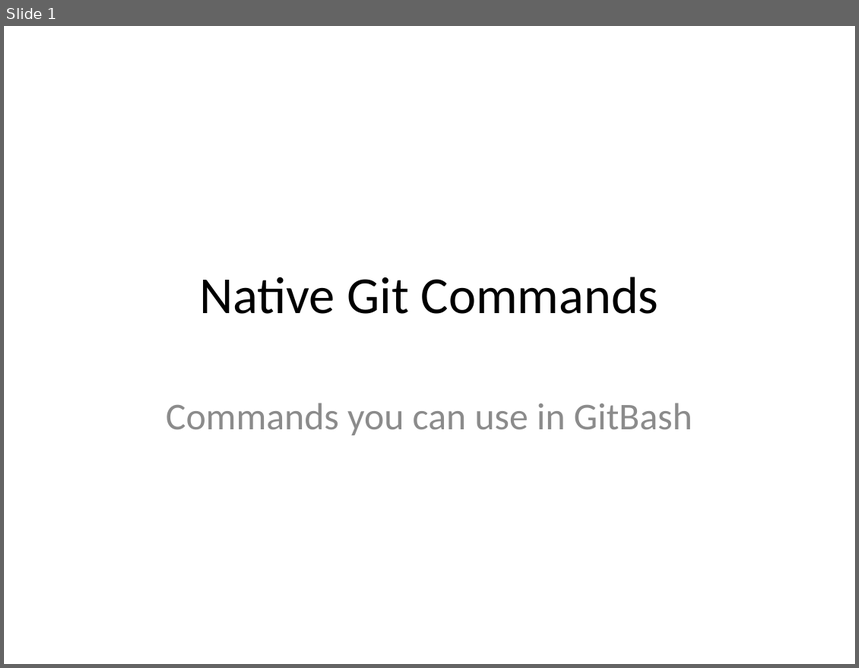
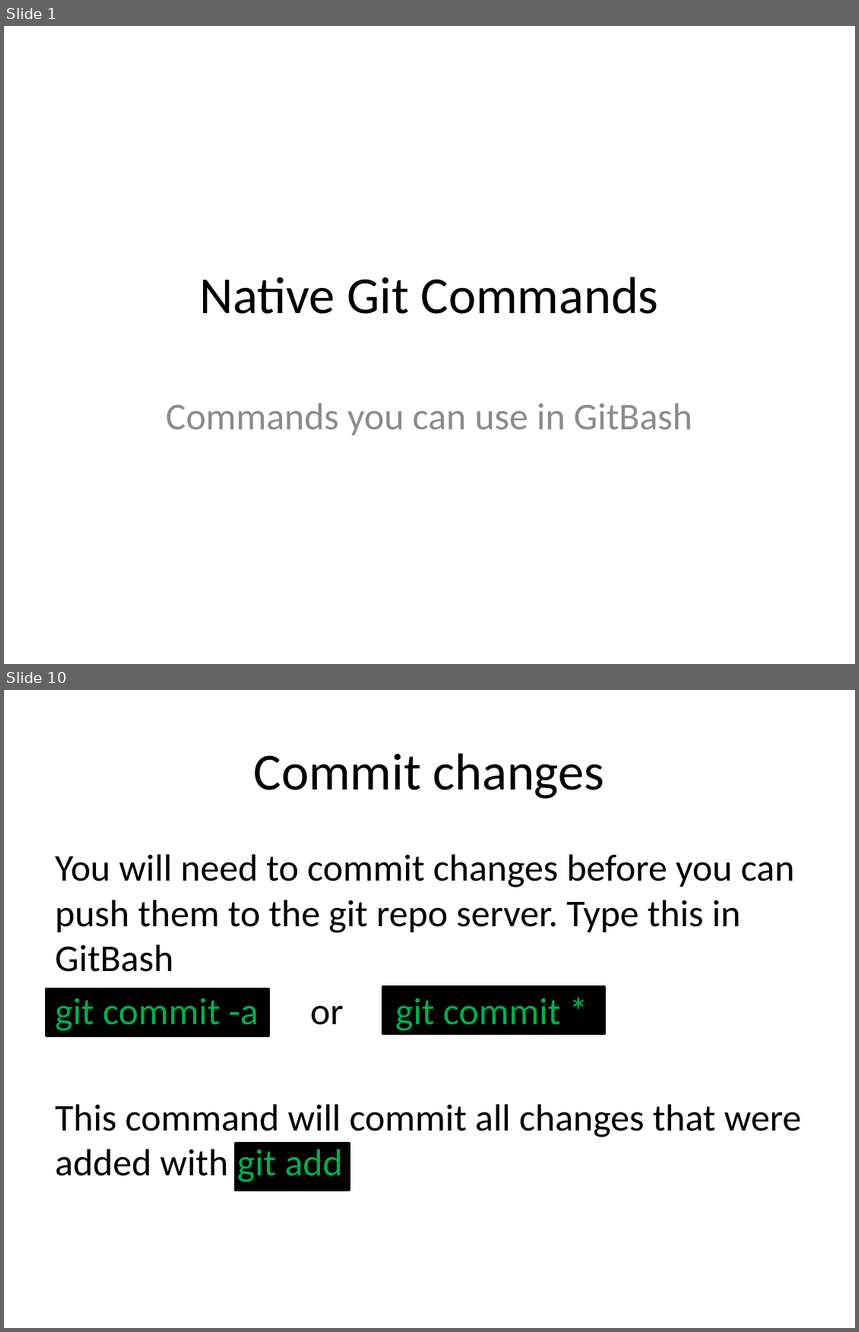
Before and after one commit to JaceTan/programming-notes, a slide deck: Native Git Commands.pptx. Shown one above the other, each under a label of ours: slide 1 before the commit, slides 1 and 10 after it; the slides between them are not shown. The pictures are 859x668 and 859x1332 pixels, drawn with LibreOffice and Linux fonts; fonts in the diff are those of the drawing. Boxes give left, top, right and bottom in pixels: in the first picture for what was removed or moved away, otherwise in the second. Text is boxed around its words. In the diff, an @@ line names an element or a change of style, - is before the commit and + after.

Commit message:
changed the titles within the ppt files

```diff
--- a/Native Git Commands.pptx
+++ b/Native Git Commands.pptx
@@ slide 10 added at <box>4,690,855,1328</box>, background #FFFFFF @@
@@ title added at <box>254,753,604,799</box>, 44 pt, text #000000 @@
+Commit changes
@@ text added at <box>55,854,801,1185</box>, 32 pt, text #000000 @@
+You will need to commit changes before you can push them to the git repo server. Type this in GitBash
+git commit -a or git commit *
+This command will commit all changes that were added with git add.
@@ rectangle added at <box>47,989,268,1036</box>, fill #000000, outline #000000 2 pt @@
@@ rectangle added at <box>382,986,605,1033</box>, fill #000000, outline #000000 2 pt @@
@@ rectangle added at <box>236,1143,350,1189</box>, fill #000000, outline #000000 2 pt @@
```
Also in this commit, not shown: 1 slide changed, 12 other slides added, 4 slides removed, 4 other files.
